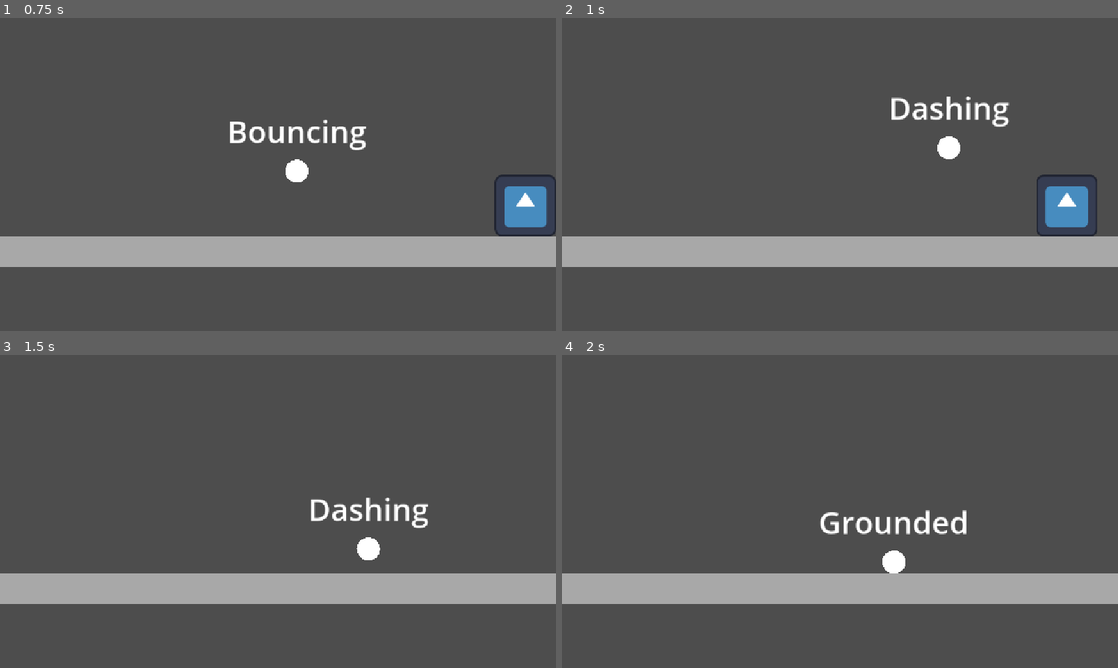
Above: before the commit, frames 1-4 (two rows, left to right).
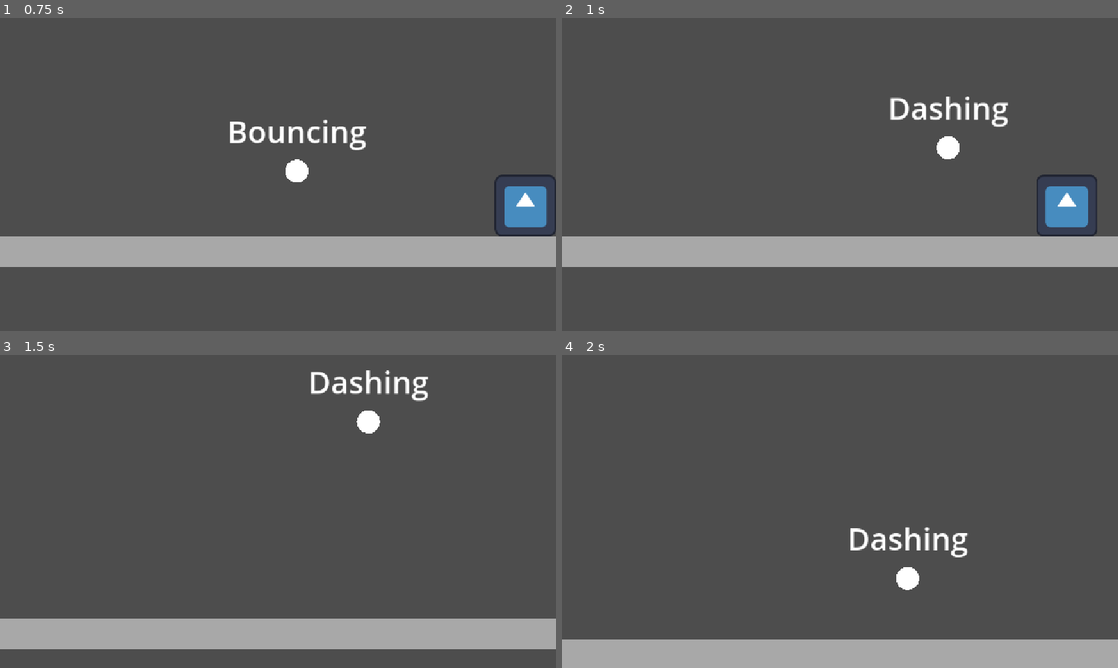
Above: after the commit, the same moments.

Repository: cookie1170/juice-test
Game: Godot game, scene res://levels/main.tscn
Two runs of this game, one before a commit and one after it. Both use one fixed random seed, a clock stepped at 60 frames per second and the inputs below. The engine's default icon, where the game draws it, is replaced by a stand-in: a white triangle on a blue panel in a dark square.
Inputs (mouse positions are in pixels of both pictures, inside the frame that each line leads up to):
- Up to frame 1 (0.75 s): tap Enter (ui_accept) at 0.5 s; move the mouse to (400, 158) at 0.52 s; hold D (right) from 0.53 s (still down); hold Space (bounce) from 0.53 s (still down)
- Up to frame 2 (1 s): keep holding D (right); keep holding Space (bounce); tap Enter (ui_accept) at 0.77 s; click (962, 158) at 0.8 s
- Up to frame 3 (1.5 s): release D (right) at 1.25 s; release Space (bounce) at 1.25 s; drag from (166, 527) to (383, 495) at 1.27 s
- Up to frame 4 (2 s): no input

Frame 1 is identical in both runs. In frame 2, 0.4% of the frame differs, in the area x 59-81%, y 25-46%; in frame 3, 22%, in the area x 0-100%, y 4-94%; in frame 4, 21%.

Commit message:
some stuff i think

Diff:
--- a/common/hitbox.gd
+++ b/common/hitbox.gd
@@ -3,12 +3,23 @@
 
 @export_enum("Enemy", "Player") var type: int
 @export var damage: int
+@export var detect_hits: bool
 
 
 func _ready() -> void:
-	collision_mask = 0
+	if not detect_hits:
+		set_physics_process(false)
 	match type:
 		0:
 			collision_layer = 2
+			collision_mask = 16
 		1:
 			collision_layer = 4
+			collision_mask = 8
+
+
+func _physics_process(_delta: float) -> void:
+	if has_overlapping_areas():
+		for area: Hurtbox in get_overlapping_areas():
+			if owner.has_method("on_hit"):
+				owner.on_hit(area)
--- a/common/hurtbox.gd
+++ b/common/hurtbox.gd
@@ -4,15 +4,21 @@
 @export_enum("Enemy", "Player") var type: int
 
 func _ready() -> void:
-	collision_layer = 0
-	area_entered.connect(_get_hit)
 	match type:
 		0:
+			collision_layer = 8
 			collision_mask = 4
 		1:
+			collision_layer = 16
 			collision_mask = 2
 
 
-func _get_hit(hitbox: Hitbox) -> void:
+func _physics_process(_delta: float) -> void:
+	if has_overlapping_areas():
+		for area: Hitbox in get_overlapping_areas():
+			get_hit(area)
+
+
+func get_hit(hitbox: Hitbox) -> void:
 	if owner.has_method("get_hit"):
 		owner.get_hit(hitbox)
--- a/enemies/basic_enemy/basic_enemy.tscn
+++ b/enemies/basic_enemy/basic_enemy.tscn
@@ -11,6 +11,7 @@
 radius = 88.3629
 
 [node name="BasicEnemy" type="CharacterBody2D" node_paths=PackedStringArray("update_timer")]
+collision_layer = 0
 script = ExtResource("1_lbl0g")
 update_timer = NodePath("UpdateTimer")
 
--- a/levels/main.tscn
+++ b/levels/main.tscn
@@ -33,7 +33,7 @@
 
 [node name="Camera" type="Camera2D" parent="."]
 physics_interpolation_mode = 1
-position = Vector2(0, -128)
+position = Vector2(1.4013e-45, -128)
 ignore_rotation = false
 process_callback = 0
 
--- a/player/dashing.gd
+++ b/player/dashing.gd
@@ -16,17 +16,21 @@
 	time_tween.tween_property(Engine, "time_scale", 0.25, 0.25)
 
 
+func exit() -> void:
+	super()
+	if vel_tween:
+		vel_tween.kill()
+	if time_tween:
+		time_tween.kill()
+	Engine.time_scale = 1.0
+
+
 func _physics_process(delta: float) -> void:
 	if Input.is_action_pressed("dash") and not has_pressed:
 		owner.velocity.y -= owner.fall_grav * delta
 	if Input.is_action_just_released("dash"):
 		dash()
 	if owner.is_on_floor():
-		if vel_tween:
-			vel_tween.kill()
-		if time_tween:
-			time_tween.kill()
-		Engine.time_scale = 1.0
 		state_changed.emit(grounded_state)
 
 
--- a/player/falling.gd
+++ b/player/falling.gd
@@ -8,7 +8,6 @@
 	super()
 	if previous_state == bouncing_state:
 		hang_timer.start()
-		owner.velocity.x *= owner.bounce_peak_x_mult
 
 
 func _physics_process(delta: float) -> void:
--- a/player/player.tscn
+++ b/player/player.tscn
@@ -21,12 +21,11 @@
 [sub_resource type="CircleShape2D" id="CircleShape2D_rgyib"]
 radius = 16.0
 
-[node name="Player" type="CharacterBody2D" node_paths=PackedStringArray("hang_timer", "state_machine", "bouncing_state", "falling_state", "dashing_state")]
+[node name="Player" type="CharacterBody2D" node_paths=PackedStringArray("hang_timer", "state_machine", "bouncing_state", "falling_state", "dashing_state", "grounded_state")]
 physics_interpolation_mode = 1
 script = ExtResource("1_4flbx")
 peak_time = 0.45
 fall_time = 0.4
-bounce_peak_x_mult = 1.25
 bounce_peak_y_mult = 0.75
 dash_distance = 480.0
 dash_time = 0.2
@@ -38,6 +37,7 @@
 bouncing_state = NodePath("StateMachine/Bouncing")
 falling_state = NodePath("StateMachine/Falling")
 dashing_state = NodePath("StateMachine/Dashing")
+grounded_state = NodePath("StateMachine/Grounded")
 
 [node name="Mesh" type="MeshInstance2D" parent="."]
 position = Vector2(0, -24)
@@ -97,6 +97,7 @@
 [node name="DashHitbox" type="Area2D" parent="."]
 script = ExtResource("8_hg6s5")
 type = 1
+detect_hits = true
 metadata/_custom_type_script = "uid://d0dcgwjybsqd6"
 
 [node name="Collider" type="CollisionShape2D" parent="DashHitbox"]
--- a/player/player_common.gd
+++ b/player/player_common.gd
@@ -8,7 +8,6 @@
 @export_range(0.0, 1.0, 0.05, "or_greater", "suffix:s") var peak_time: float = 0.25
 @export_range(0.0, 1.0, 0.05, "or_greater", "suffix:s") var fall_time: float = 0.25
 @export_range(0.0, 1.0, 0.05, "or_greater", "suffix:s") var hang_time: float = 0.1
-@export_range(1.0, 2.0, 0.05, "or_greater") var bounce_peak_x_mult: float = 1.5
 @export_range(0.0, 1.0, 0.05) var bounce_peak_y_mult: float = 0.5
 @export_group("Dashing")
 @export_range(0.0, 512.0, 0.5, "or_greater", "suffix:px") var dash_distance: float
@@ -30,6 +29,7 @@
 @export var bouncing_state: State
 @export var falling_state: State
 @export var dashing_state: State
+@export var grounded_state: State
 
 #endregion
 
@@ -50,14 +50,21 @@
 
 #endregion
 
+
 func _ready() -> void:
 	hang_timer.wait_time = hang_time
 	Ref.player = self
 
 
+func _unhandled_input(event: InputEvent) -> void:
+	if event.is_action_pressed("dash"):
+		if state_machine.current_state == grounded_state:
+			state_machine.change_state(bouncing_state)
+		state_machine.change_state(dashing_state)
+
+
 func _physics_process(delta: float) -> void:
 	handle_movement(delta)
-	handle_dashing()
 	move_and_slide()
 
 
@@ -72,18 +79,24 @@
 		velocity.x = move_toward(
 				velocity.x, top_speed * move_direction,
 				acceleration * delta_time * (air_accel_mult if
-				state_machine.current_state == falling_state
-				or state_machine.current_state == bouncing_state
+				not state_machine.current_state == grounded_state
 				else 1.0)
 		)
 	else:
 		velocity.x = move_toward(
 				velocity.x, 0.0,
-				deceleration * delta_time * (air_decel_mult if state_machine.current_state == falling_state
+				deceleration * delta_time * (air_decel_mult if
+				not state_machine.current_state == grounded_state
 				else 1.0)
 		)
 
 
-func handle_dashing() -> void:
-	if Input.is_action_just_pressed("dash"):
-		state_machine.change_state(dashing_state)
+func get_hit(hitbox: Hitbox) -> void:
+	pass
+
+
+func on_hit(hurtbox: Hurtbox) -> void:
+	if Input.is_action_pressed("bounce"):
+		state_machine.change_state(bouncing_state)
+		velocity.y *= 1.25
+	print_debug("enemy hit")
--- a/project.godot
+++ b/project.godot
@@ -67,6 +67,8 @@
 2d_physics/layer_1="Terrain"
 2d_physics/layer_2="Enemy Hitboxes"
 2d_physics/layer_3="Player Hitboxes"
+2d_physics/layer_4="Enemy Hurtboxes"
+2d_physics/layer_5="Player Hurtboxes"
 
 [physics]
 
